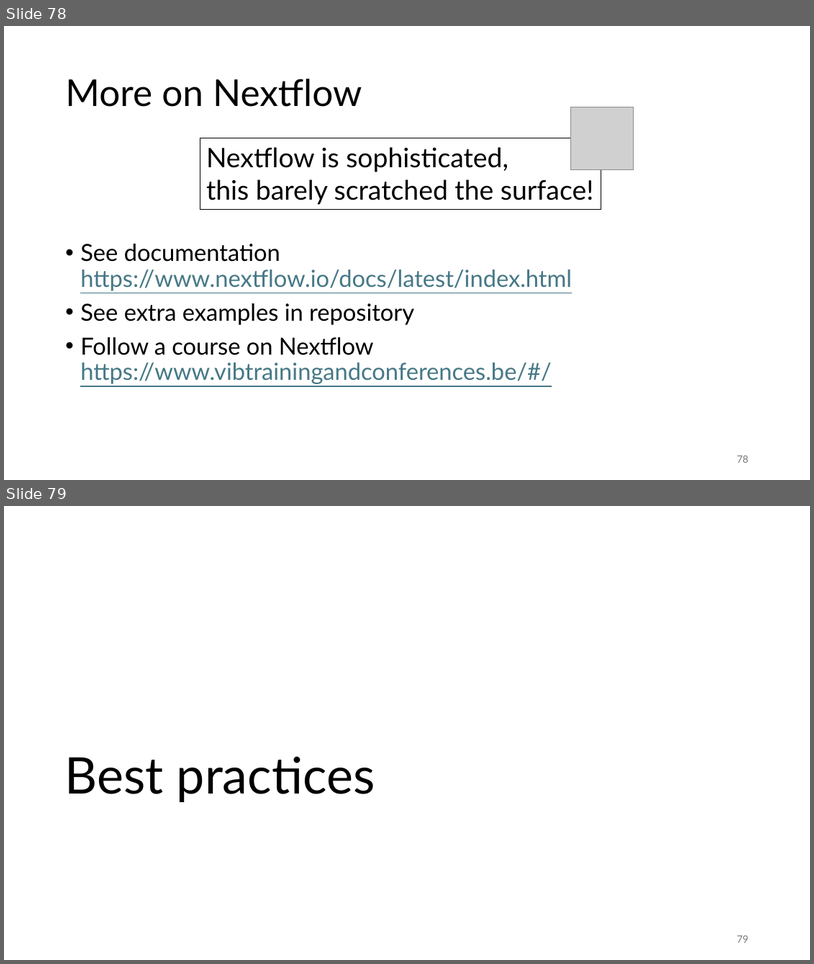
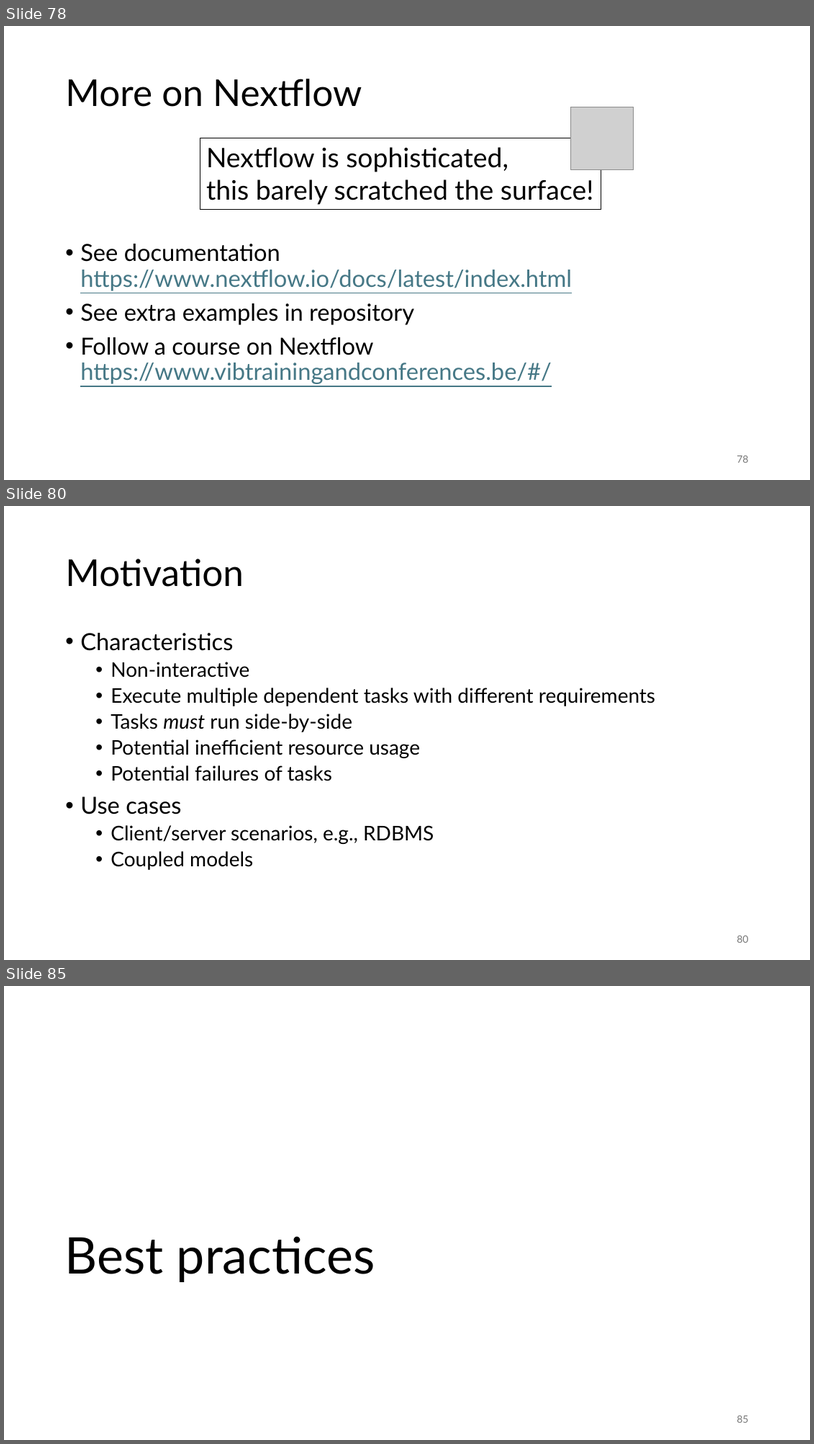
Before and after one commit to gjbex/Workflows-for-HPC, a slide deck: workflow_for_HPC.pptx. Shown one above the other, each under a label of ours: slides 78 and 79 before the commit, slides 78, 80 and 85 after it; the slides between them are not shown. The pictures are 814x964 and 814x1444 pixels, drawn with LibreOffice and Linux fonts; fonts in the diff are those of the drawing; grey boxes stand for pictures. Boxes give left, top, right and bottom in pixels: in the first picture for what was removed or moved away, otherwise in the second. Text is boxed around its words. In the diff, an @@ line names an element or a change of style, - is before the commit and + after.

```diff
--- a/workflow_for_HPC.pptx
+++ b/workflow_for_HPC.pptx
@@ slide 80 added at box(4, 506, 810, 960), background #FFFFFF @@
@@ title added at box(65, 559, 244, 587), 44 pt, text #000000 @@
+Motivation
@@ text added at box(80, 633, 656, 870), 24 pt, text #000000 @@
+• Characteristics
+  • Non-interactive
+  • Execute multiple dependent tasks with different requirements
+  • Tasks must run side-by-side
+  • Potential inefficient resource usage
+  • Potential failures of tasks
+• Use cases
+  • Client/server scenarios, e.g., RDBMS
+  • Coupled models
@@ page number added at box(737, 935, 748, 942), 12 pt, text #797979 @@
+80
@@ what was slide 79 is now slide 85 @@
@@ page number at box(737, 1415, 748, 1422): text changed @@
-79
+85
```
Also in this commit, not shown: 5 other slides added.
